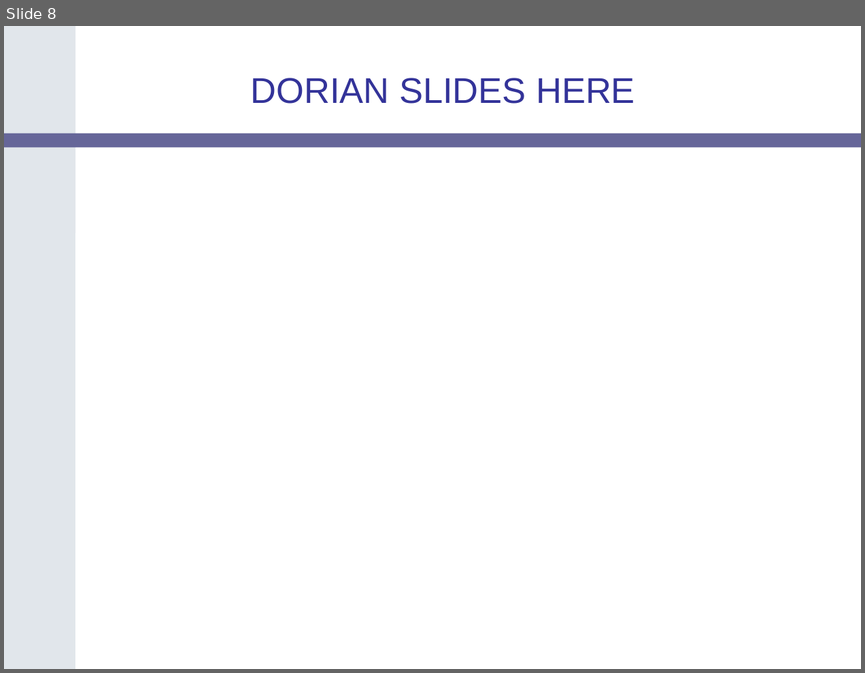
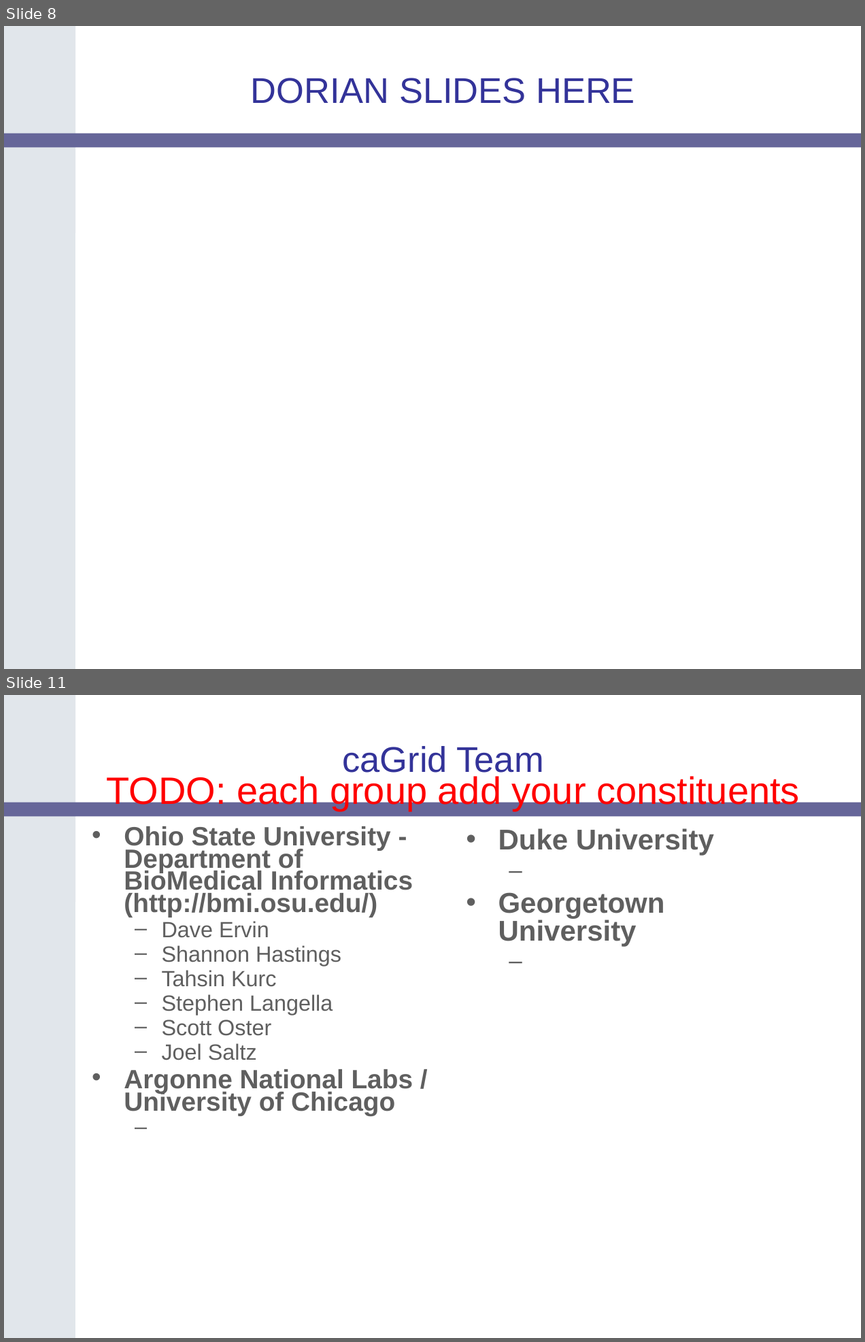
Before and after one commit to NCIP/cagrid-docs, a slide deck: presentations/200604_AnnualMeeting/caGrid-1.0-Demo.ppt. Shown one above the other, each under a label of ours: slide 8 before the commit, slides 8 and 11 after it; the slides between them are not shown. The pictures are 865x673 and 865x1342 pixels, drawn with LibreOffice and Linux fonts; fonts in the diff are those of the drawing; background and template pictures are left out. Boxes give left, top, right and bottom in pixels: in the first picture for what was removed or moved away, otherwise in the second. Text is boxed around its words. In the diff, an @@ line names an element or a change of style, - is before the commit and + after.

```diff
--- a/presentations/200604_AnnualMeeting/caGrid-1.0-Demo.ppt
+++ b/presentations/200604_AnnualMeeting/caGrid-1.0-Demo.ppt
@@ slide 11 added at <box>4,695,861,1338</box>, background #FFFFFF; not listed: 2 template elements that a slide beside it also shows @@
@@ title added at <box>342,746,544,779</box>, 30 pt, text #333399 @@
+caGrid Team
@@ text added at <box>106,774,800,811</box>, 32 pt, text #FF0000 @@
+TODO: each group add your constituents
@@ text added at <box>124,826,413,1115</box>, 22.2 pt, text #5F5F5F, bold @@
+• Ohio State University - Department of BioMedical Informatics (http://bmi.osu.edu/)
+  – Dave Ervin
+  – Shannon Hastings
+  – Tahsin Kurc
+  – Stephen Langella
+  – Scott Oster
+  – Joel Saltz
+• Argonne National Labs / University of Chicago
@@ text added at <box>498,828,714,946</box>, 24 pt, text #5F5F5F, bold @@
+• Duke University
+• Georgetown University
```
Also in this commit, not shown: 4 other slides added, 2 slides removed.
